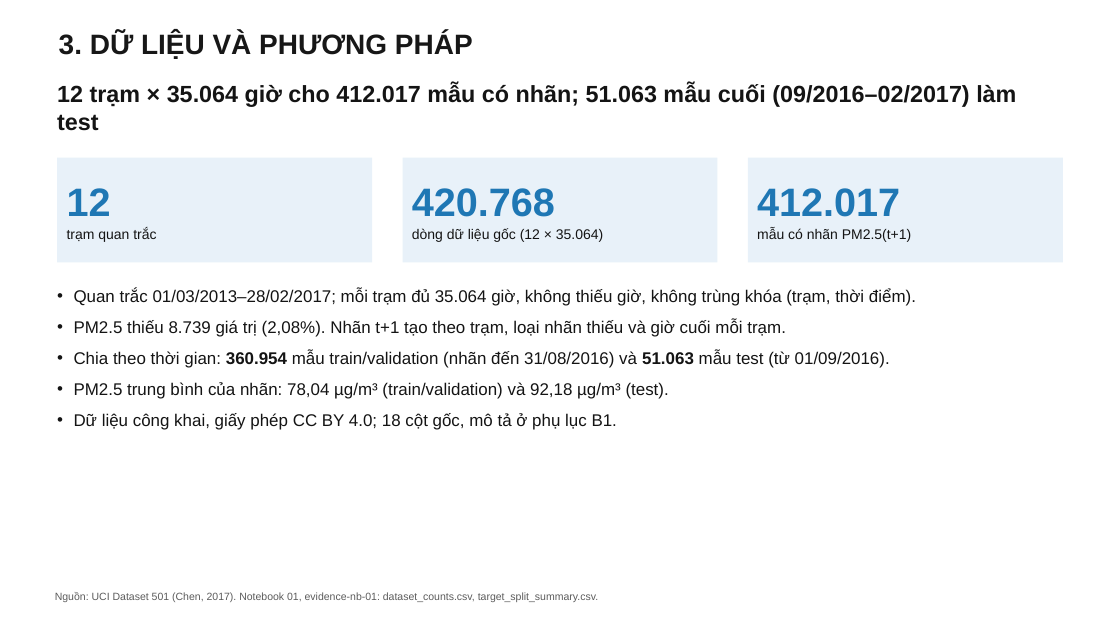
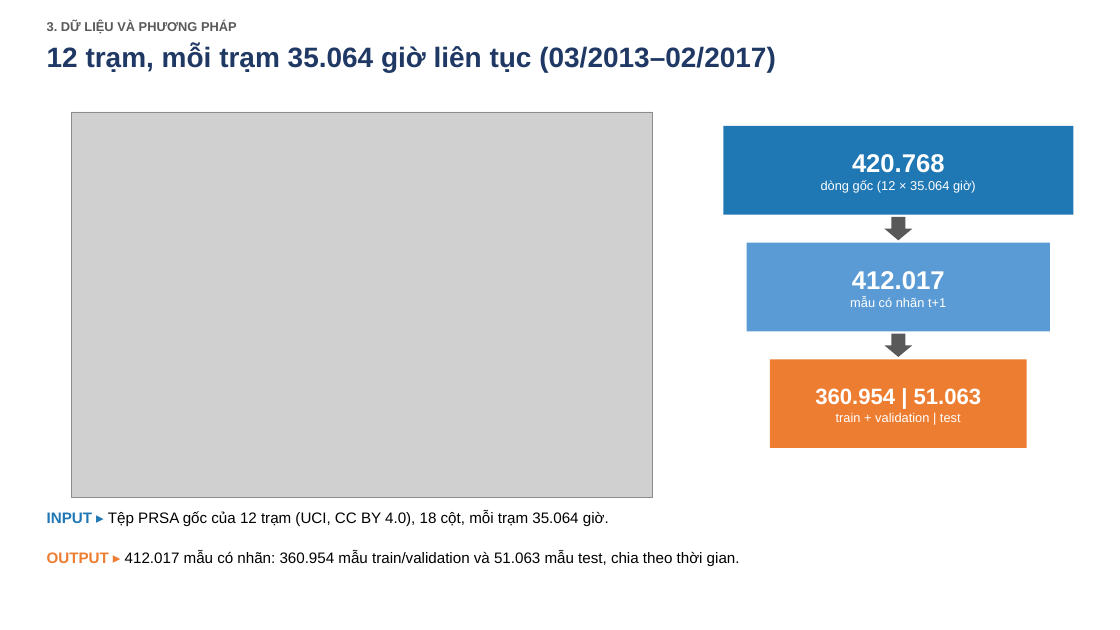
Before and after one commit to bjruly/sgu_finalproject_machinelearning_2026-2027, a slide deck: slide 10 of docs/Nhom10_Slide.pptx (slide 7 before the commit). Drawn at 1120x630 pixels with LibreOffice and Linux fonts; fonts in the diff are those of the drawing; grey boxes stand for pictures. Boxes give left, top, right and bottom in pixels: in the first picture for what was removed or moved away, otherwise in the second. Text is boxed around its words. In the diff, an @@ line names an element or a change of style, - is before the commit and + after.

```diff
--- a/docs/Nhom10_Slide.pptx
+++ b/docs/Nhom10_Slide.pptx
@@ text "3. DỮ LIỆU VÀ PHƯƠNG ..." moved from (x1=59, y1=34, x2=473, y2=59) to (x1=47, y1=21, x2=237, y2=34) @@
@@ text "3. DỮ LIỆU VÀ PHƯƠNG ..." at (x1=47, y1=21, x2=237, y2=34): size 24 to 11 pt, text colour #171717 to #595959; line spacing 0.9 to 1; vertical alignment middle to top @@
@@ text at (x1=47, y1=45, x2=776, y2=72): text changed; size 20 to 24 pt; text colour #141414 to #1F3864 @@
-12 trạm × 35.064 giờ cho 412.017 mẫu có nhãn; 51.063 mẫu cuối (09/2016–02/2017) làm test
+12 trạm, mỗi trạm 35.064 giờ liên tục (03/2013–02/2017)
@@ picture added at (x1=71, y1=112, x2=653, y2=497) @@
@@ rectangle "420.768" resized from (x1=402, y1=158, x2=718, y2=263) to (x1=723, y1=126, x2=1074, y2=215) @@
@@ rectangle "420.768" at (x1=723, y1=126, x2=1074, y2=215): fill #E8F1F9 to #1F77B4 @@
@@ rectangle removed at (x1=57, y1=158, x2=372, y2=263) @@
-12
-trạm quan trắc
@@ text in rectangle at (x1=852, y1=154, x2=945, y2=173): size 34 to 22 pt, text colour #1F77B4 to #FFFFFF in "420.768"; alignment left to centre; less space between paragraphs @@
@@ text in rectangle at (x1=821, y1=180, x2=976, y2=193): text changed; size 12 to 11 pt; text colour #141414 to #FFFFFF @@
-dòng dữ liệu gốc (12 × 35.064)
+dòng gốc (12 × 35.064 giờ)
@@ down arrow added at (x1=885, y1=217, x2=912, y2=240), fill #595959 @@
@@ rectangle "412.017" resized from (x1=748, y1=158, x2=1063, y2=263) to (x1=747, y1=243, x2=1050, y2=332) @@
@@ rectangle "412.017" at (x1=747, y1=243, x2=1050, y2=332): fill #E8F1F9 to #5B9BD5 @@
@@ text removed at (x1=74, y1=288, x2=916, y2=430) @@
-• Quan trắc 01/03/2013–28/02/2017; mỗi trạm đủ 35.064 giờ, không thiếu giờ, không trùng khóa (trạm, thời điểm).
-• PM2.5 thiếu 8.739 giá trị (2,08%). Nhãn t+1 tạo theo trạm, loại nhãn thiếu và giờ cuối mỗi trạm.
-• Chia theo thời gian: 360.954 mẫu train/validation (nhãn đến 31/08/2016) và 51.063 mẫu test (từ 01/09/2016).
-• PM2.5 trung bình của nhãn: 78,04 µg/m³ (train/validation) và 92,18 µg/m³ (test).
-• Dữ liệu công khai, giấy phép CC BY 4.0; 18 cột gốc, mô tả ở phụ lục B1.
@@ text in rectangle at (x1=850, y1=297, x2=946, y2=307): text changed; size 12 to 11 pt; text colour #141414 to #FFFFFF @@
-mẫu có nhãn PM2.5(t+1)
+mẫu có nhãn t+1
@@ text in rectangle at (x1=852, y1=271, x2=945, y2=289): size 34 to 22 pt, text colour #1F77B4 to #FFFFFF in "412.017"; alignment left to centre; less space between paragraphs @@
@@ down arrow added at (x1=885, y1=334, x2=912, y2=357), fill #595959 @@
@@ rectangle added at (x1=770, y1=360, x2=1028, y2=449), fill #ED7D31, 11 pt, text #FFFFFF @@
+360.954 | 51.063
+train + validation | test
@@ text added at (x1=47, y1=511, x2=609, y2=526), 13 pt, text #000000 @@
+INPUT ▸ Tệp PRSA gốc của 12 trạm (UCI, CC BY 4.0), 18 cột, mỗi trạm 35.064 giờ.
@@ text added at (x1=47, y1=551, x2=740, y2=566), 13 pt, text #000000 @@
+OUTPUT ▸ 412.017 mẫu có nhãn: 360.954 mẫu train/validation và 51.063 mẫu test, chia theo thời gian.
@@ text removed at (x1=55, y1=592, x2=598, y2=602) @@
-Nguồn: UCI Dataset 501 (Chen, 2017). Notebook 01, evidence-nb-01: dataset_counts.csv, target_split_summary.csv.
```
Also in this commit, not shown: 4 other slides changed, 30 slides added, 18 slides removed, 5 other files.
